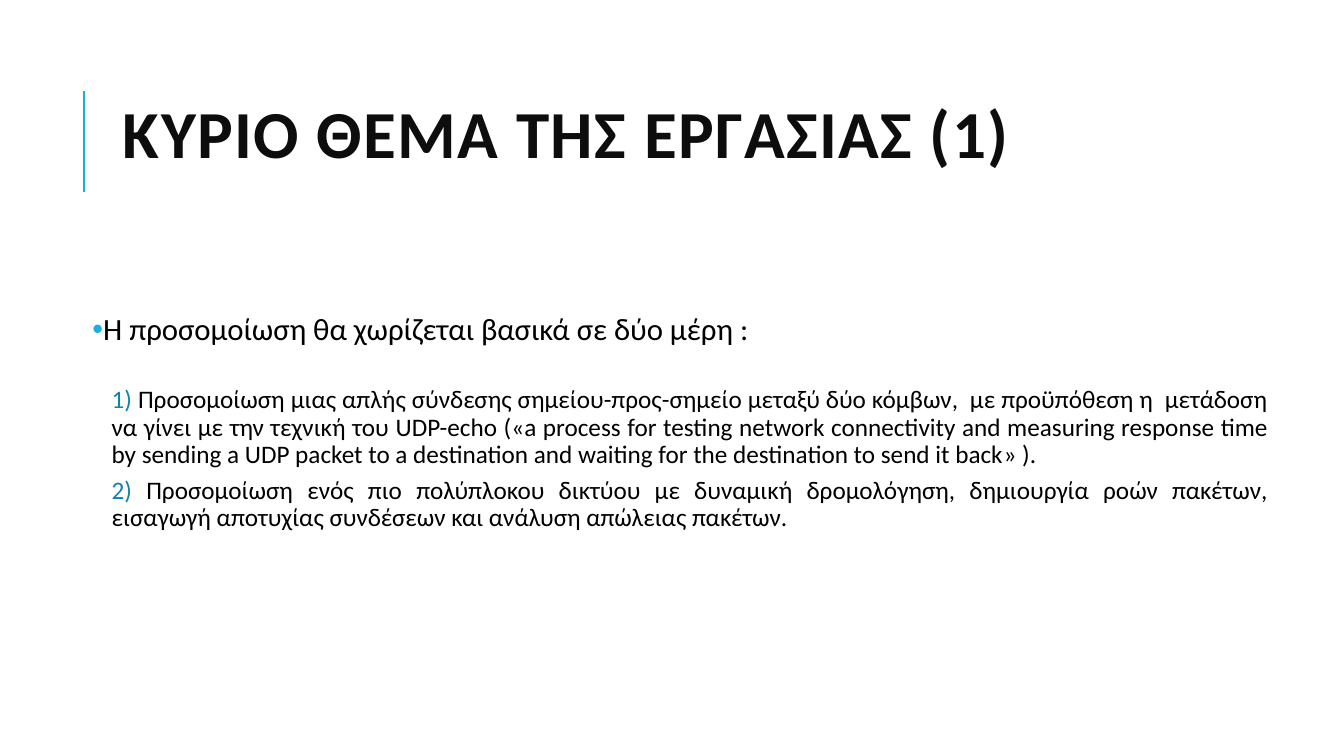
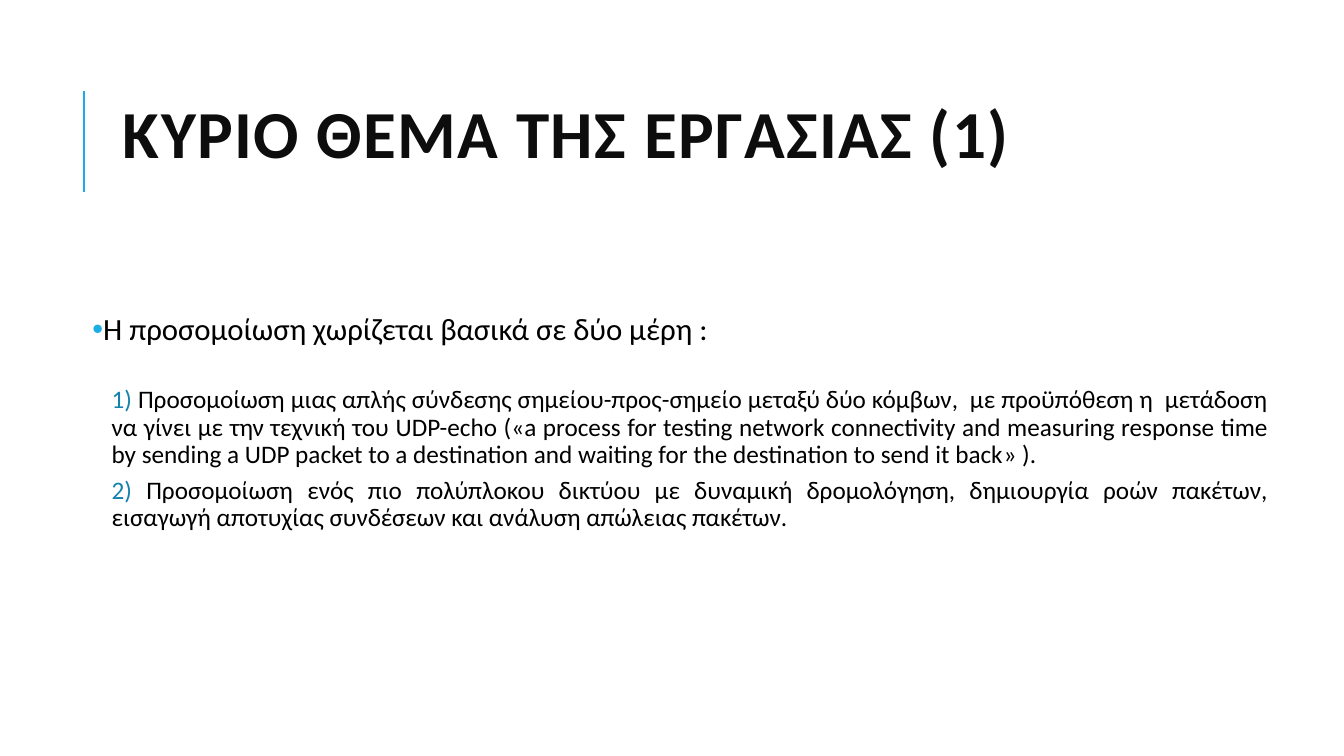
Before and after one commit to grgmyl/Ns3Project, a slide deck: slide 2 of Presentations/Ns-3_presentation_F.pptx. Drawn at 1344x756 pixels with LibreOffice and Linux fonts; fonts in the diff are those of the drawing. Boxes give left, top, right and bottom in pixels: in the first picture for what was removed or moved away, otherwise in the second. Text is boxed around its words. In the diff, an @@ line names an element or a change of style, - is before the commit and + after.

```diff
--- a/Presentations/Ns-3_presentation_F.pptx
+++ b/Presentations/Ns-3_presentation_F.pptx
@@ text at <box>103,318,692,346</box>: text changed @@
-• H προσομοίωση θα χωρίζεται βασικά σε δύο μέρη :
+• H προσομοίωση χωρίζεται βασικά σε δύο μέρη :
```
Also in this commit, not shown: 5 other slides changed.
